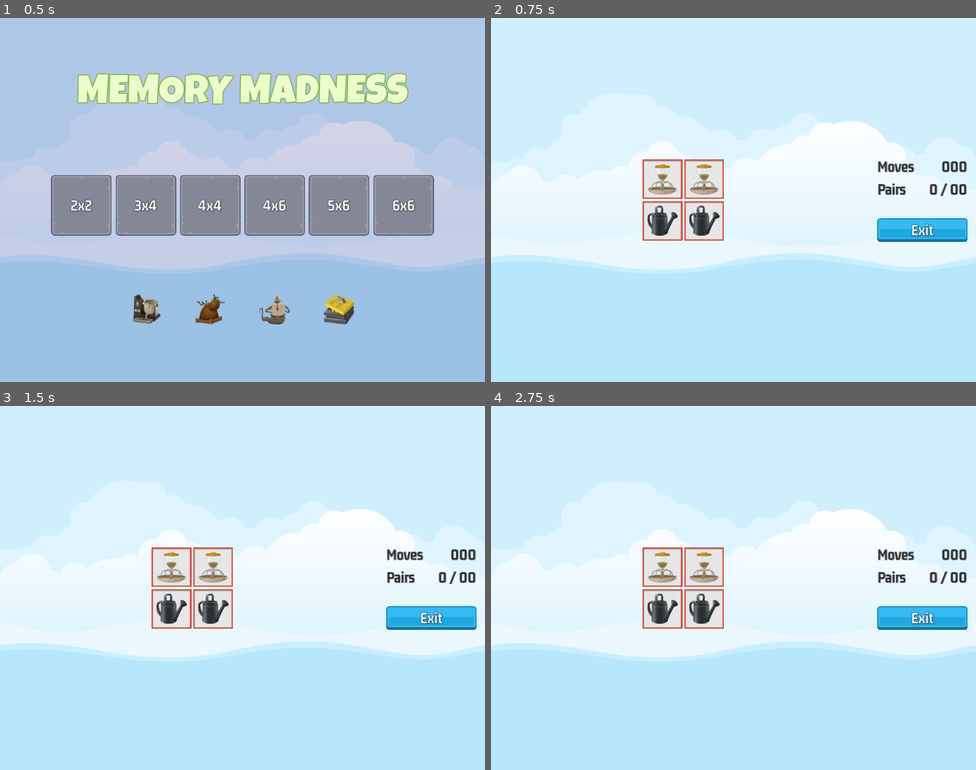
Above: before the commit, frames 1-4 (two rows, left to right).
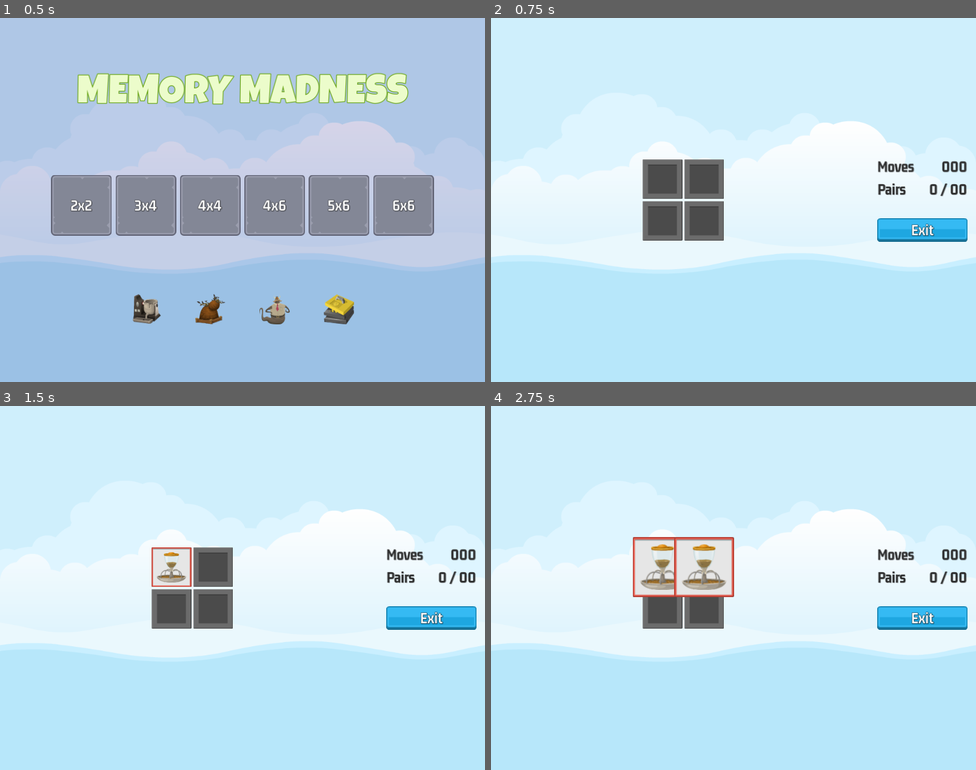
Above: after the commit, the same moments.

Repository: dizuane/godot-memory-madness
Game: Godot game, scene res://master_scene/master_scene.tscn
The game is run twice, just before and just after one commit, with the same random seed, the same clock (stepped at 60 frames per second) and the same inputs.
Inputs (mouse positions are in pixels of both pictures, inside the frame that each line leads up to):
- Up to frame 1 (0.5 s): no input
- Up to frame 2 (0.75 s): click "2x2" at 0.5 s
- Up to frame 3 (1.5 s): click (169, 566) at 1.25 s
- Up to frame 4 (2.75 s): click (704, 566) at 2.02 s

Frame 1 is identical in both runs. In frame 2, 3.3% of the frame differs, in the area x 31-48%, y 38-62%; in frame 3, 2.4%; in frame 4, 3.2%.

Commit message:
Added selection comparison logic

Diff:
--- a/game_screen/game_screen.gd
+++ b/game_screen/game_screen.gd
@@ -4,6 +4,7 @@
 
 @onready var sound = $Sound
 @onready var tile_container = $HB/MC1/TileContainer
+@onready var scorer = $Scorer
 
 func _ready():
 	SignalManager.on_level_selected.connect(on_level_selected)
@@ -25,6 +26,8 @@
 	for ii_dict in level_selection.image_list:
 		add_memory_tile(ii_dict, frame_image)
 
+	scorer.clear_new_game(level_selection.target_pairs)
+
 func _on_exit_button_pressed():
 	SoundManager.play_button_click(sound)
 	SignalManager.on_game_exit_pressed.emit()
--- a/game_screen/game_screen.tscn
+++ b/game_screen/game_screen.tscn
@@ -7,6 +7,7 @@
 [ext_resource type="Texture2D" uid="uid://dsm3hd2dqmnqm" path="res://assets/ui/yellow_button00.png" id="3_gxl62"]
 [ext_resource type="Texture2D" uid="uid://dykw2lwqml63k" path="res://assets/ui/green_button00.png" id="4_xetx2"]
 [ext_resource type="LabelSettings" uid="uid://pll873rsgq4" path="res://assets/GM_32_White.tres" id="5_njkbv"]
+[ext_resource type="PackedScene" uid="uid://cmut4bfx0bda8" path="res://scorer/scorer.tscn" id="8_yt183"]
 
 [node name="GameScreen" type="Control"]
 layout_mode = 3
@@ -104,4 +105,6 @@
 
 [node name="Sound" type="AudioStreamPlayer" parent="."]
 
+[node name="Scorer" parent="." instance=ExtResource("8_yt183")]
+
 [connection signal="pressed" from="HB/MC2/VBoxContainer/ExitButton" to="." method="_on_exit_button_pressed"]
--- a/memory_tile/memory_tile.gd
+++ b/memory_tile/memory_tile.gd
@@ -1,17 +1,47 @@
 extends TextureButton
+class_name MemoryTile
 
 @onready var frame_image = $FrameImage
 @onready var item_image = $ItemImage
 
 var _item_name: String
+var _can_select_me: bool = true
 
 func _ready():
-	pass # Replace with function body.
+	SignalManager.on_selection_disabled.connect(on_selection_disabled)
+	SignalManager.on_selection_enabled.connect(on_selection_enabled)
 
 func get_item_name() -> String:
 	return _item_name
+
+func reveal(r: bool) -> void:
+	frame_image.visible = r
+	item_image.visible = r
 
 func setup(ii_dict: Dictionary, fi: CompressedTexture2D) -> void:
 	frame_image.texture = fi
 	item_image.texture = ii_dict.item_texture
 	_item_name = ii_dict.item_name
+	reveal(false)
+
+func kill_on_success() -> void:
+	z_index = 1
+	var tween = get_tree().create_tween()
+	tween.set_parallel(true)
+	tween.tween_property(self, "disabled", true, 0)
+	tween.tween_property(self, "rotation", deg_to_rad(720), 0.5)
+	tween.tween_property(self, "scale", Vector2(1.5, 1.5), 0.5)
+	tween.set_parallel(false)
+	tween.tween_interval(0.6)
+	tween.tween_property(self, "scale", Vector2(0,0), 0)
+
+func on_selection_disabled() -> void:
+	_can_select_me = false
+
+func on_selection_enabled() -> void:
+	_can_select_me = true
+
+
+func _on_pressed():
+	if _can_select_me:
+		SignalManager.on_tile_selected.emit(self)
--- a/memory_tile/memory_tile.tscn
+++ b/memory_tile/memory_tile.tscn
@@ -52,3 +52,5 @@
 grow_vertical = 2
 pivot_offset = Vector2(32, 32)
 texture = ExtResource("4_anefb")
+
+[connection signal="pressed" from="." to="." method="_on_pressed"]
--- /dev/null
+++ b/scorer/scorer.gd
@@ -0,0 +1,67 @@
+extends Node
+
+@onready var sound = $Sound
+@onready var reveal_timer = $RevealTimer
+
+var _selections: Array = []
+var _target_pairs: int = 0
+var _moves_made: int = 0
+var _pairs_made: int = 0
+
+func _ready():
+	SignalManager.on_tile_selected.connect(on_tile_selected)
+	SignalManager.on_game_exit_pressed.connect(on_game_exit_pressed)
+
+func _process(delta):
+	pass
+
+func clear_new_game(target_pairs: int) -> void:
+	_selections.clear()
+	_pairs_made = 0
+	_moves_made = 0
+	_target_pairs = target_pairs
+
+func selections_are_pair() -> bool:
+	return (
+		_selections[0].get_instance_id() != _selections[1].get_instance_id()
+		and
+		_selections[0].get_item_name() == _selections[1].get_item_name()
+	)
+
+func kill_tiles() -> void:
+	for s in _selections:
+		s.kill_on_success()
+	_pairs_made += 1
+	SoundManager.play_sound(sound, SoundManager.SOUND_SUCCESS)
+
+func update_selections() -> void:
+	reveal_timer.start()
+	if selections_are_pair():
+		kill_tiles()
+
+func check_pair_made(tile: MemoryTile) -> void:
+	_selections.append(tile)
+	tile.reveal(true)
+	if _selections.size() != 2:
+		return
+	SignalManager.on_selection_disabled.emit()
+	_moves_made += 1
+
+	update_selections()
+
+func on_tile_selected(tile: MemoryTile) -> void:
+	SoundManager.play_tile_click(sound)
+	check_pair_made(tile)
+
+func hide_selections() -> void:
+	for s in _selections:
+		s.reveal(false)
+
+func _on_reveal_timer_timeout() -> void:
+	if !selections_are_pair():
+		hide_selections()
+	_selections.clear()
+	SignalManager.on_selection_enabled.emit()
+
+func on_game_exit_pressed() -> void:
+	reveal_timer.stop()
--- /dev/null
+++ b/scorer/scorer.tscn
@@ -0,0 +1,14 @@
+[gd_scene load_steps=2 format=3 uid="uid://cmut4bfx0bda8"]
+
+[ext_resource type="Script" path="res://scorer/scorer.gd" id="1_gf5oy"]
+
+[node name="Scorer" type="Node"]
+script = ExtResource("1_gf5oy")
+
+[node name="Sound" type="AudioStreamPlayer" parent="."]
+
+[node name="RevealTimer" type="Timer" parent="."]
+wait_time = 1.2
+one_shot = true
+
+[connection signal="timeout" from="RevealTimer" to="." method="_on_reveal_timer_timeout"]
--- a/singletons/signal_manager.gd
+++ b/singletons/signal_manager.gd
@@ -2,3 +2,6 @@
 
 signal on_level_selected(level_num: int)
 signal on_game_exit_pressed
+signal on_selection_enabled
+signal on_selection_disabled
+signal on_tile_selected(tile: MemoryTile)
--- a/singletons/sound_manager.gd
+++ b/singletons/sound_manager.gd
@@ -27,3 +27,6 @@
 
 func play_button_click(player: AudioStreamPlayer) -> void:
 	play_sound(player, SOUND_SELECT_BUTTON)
+
+func play_tile_click(player: AudioStreamPlayer) -> void:
+	play_sound(player, SOUND_SELECT_TILE)
Not shown: 1 places in game_screen/game_screen.tscn that only renumber resources
